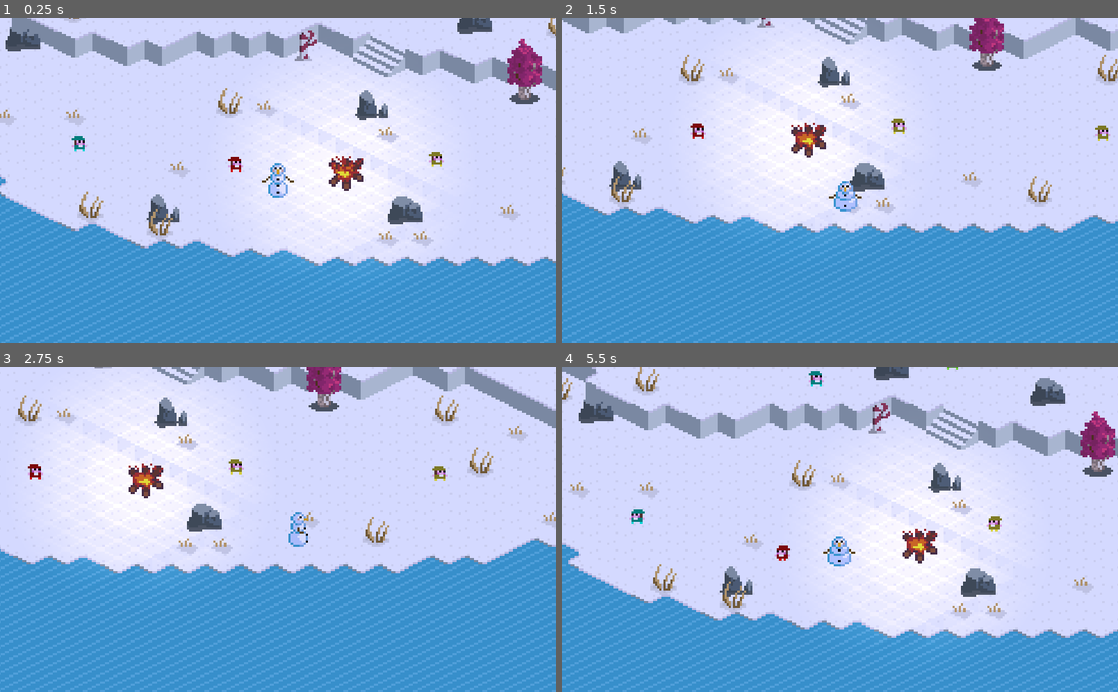
Above: before the commit, frames 1-4 (two rows, left to right).
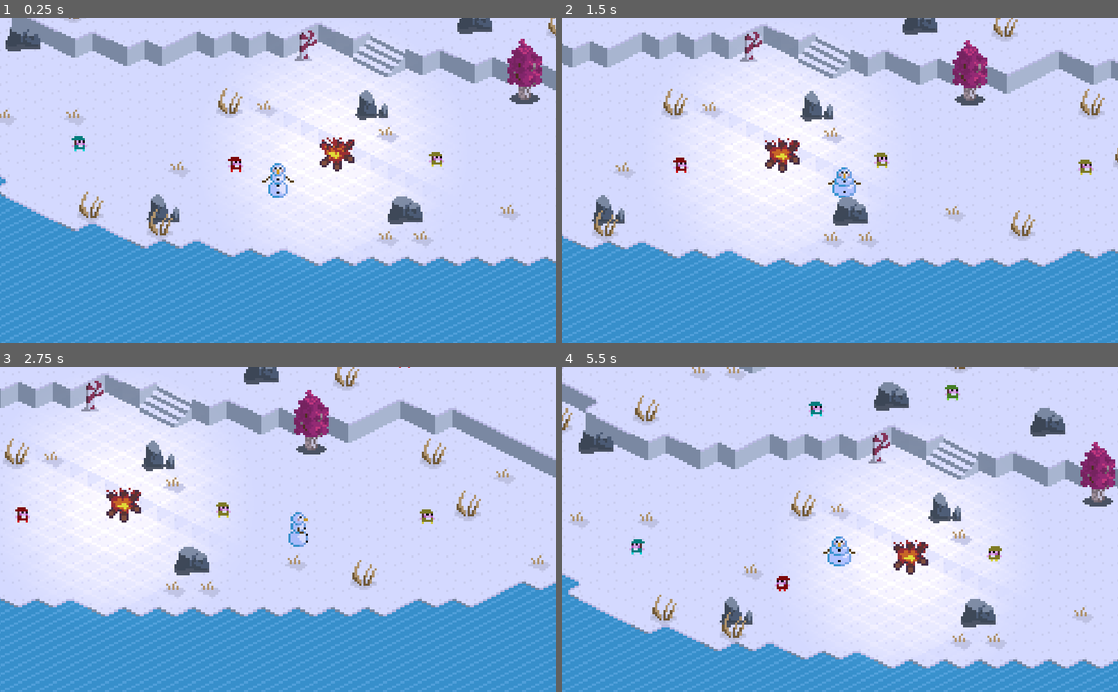
Above: after the commit, the same moments.

Repository: Cyloci/cozy-jam
Game: Godot game, scene res://World.tscn
Two runs of this game, one before a commit and one after it. Both use one fixed random seed, a clock stepped at 60 frames per second and the inputs below.
Inputs:
- Up to frame 1 (0.25 s): no input
- Up to frame 2 (1.5 s): hold D (right) 0.53-1.28 s; tap E (interact) at 0.6, 1.35 s; hold S (down) from 1.28 s (still down)
- Up to frame 3 (2.75 s): release S (down) at 2.03 s; hold D (right) from 2.03 s (still down); tap E (interact) at 2.1 s
- Up to frame 4 (5.5 s): release D (right) at 2.78 s; hold W (up) 2.78-3.53 s; tap E (interact) every 0.75 s from 2.85 to 5.1 s; hold A (left) 3.53-5.03 s; hold S (down) from 5.03 s (still down)

The runs differ from the first frame. In frame 1, 0.7% of the frame differs, in the area x 57-66%, y 36-54%; in frame 2, 31%; in frame 3, 40%, in the area x 0-100%, y 0-100%; in frame 4, 36%.

Commit message:
add dialogue box
reafactor interaction system a bit

Diff:
--- a/World.tscn
+++ b/World.tscn
@@ -7,6 +7,7 @@
 [ext_resource path="res://entities/bush/Bush.tscn" type="PackedScene" id=5]
 [ext_resource path="res://entities/tree/Tree.tscn" type="PackedScene" id=6]
 [ext_resource path="res://entities/candy_cane/CandyCane.tscn" type="PackedScene" id=7]
+[ext_resource path="res://ui/dialogue_box/DialogueBox.tscn" type="PackedScene" id=8]
 
 [sub_resource type="ConvexPolygonShape2D" id=1]
 points = PoolVector2Array( 0.014679, 3.17493, 9.96684, 7.98875, 7.85742, 7.98875, 0, 3.93217 )
@@ -360,6 +361,8 @@
 [node name="Elf" parent="YSort/Elves" instance=ExtResource( 3 )]
 position = Vector2( -102.43, 104.754 )
 
+[node name="DialogueBox" parent="YSort/Elves/Elf" instance=ExtResource( 8 )]
+
 [node name="Elf2" parent="YSort/Elves" instance=ExtResource( 3 )]
 position = Vector2( -9.97354, 102.437 )
 
@@ -447,4 +450,4 @@
 color = Color( 0.835294, 0.854902, 1, 1 )
 
 [node name="Campfire" parent="." instance=ExtResource( 4 )]
-position = Vector2( -51.0454, 108.455 )
+position = Vector2( -55.2323, 99.7172 )
--- a/entities/bush/Bush.gd
+++ b/entities/bush/Bush.gd
@@ -1,4 +1,10 @@
 extends StaticBody2D
 
-func interact(_player):
-	print("Hey, I'm a bush")
+func can_interact_with(_player):
+	$Icons.visible = true
+
+func interact_with(_player):
+	print ("Hey, I'm a bush")
+
+func stop_interaction_with(_player):
+	$Icons.visible = false
--- a/entities/bush/Bush.tscn
+++ b/entities/bush/Bush.tscn
@@ -24,16 +24,16 @@
 position = Vector2( 0.280617, 3.75323 )
 shape = SubResource( 1 )
 
-[node name="InteractArea" parent="." instance=ExtResource( 3 )]
-
-[node name="CollisionShape2D" type="CollisionShape2D" parent="InteractArea"]
-position = Vector2( 0, 3.70322 )
-shape = SubResource( 2 )
-
-[node name="Icons" type="Sprite" parent="InteractArea"]
+[node name="Icons" type="Sprite" parent="."]
 visible = false
 position = Vector2( -9.81933, -10.0533 )
 texture = ExtResource( 4 )
 hframes = 16
 vframes = 8
 frame = 2
+
+[node name="InteractArea" parent="." instance=ExtResource( 3 )]
+
+[node name="CollisionShape2D" type="CollisionShape2D" parent="InteractArea"]
+position = Vector2( 0, 3.70322 )
+shape = SubResource( 2 )
--- a/entities/candy_cane/CandyCane.gd
+++ b/entities/candy_cane/CandyCane.gd
@@ -1,4 +1,10 @@
 extends StaticBody2D
 
-func interact(_player):
-	print("Hey, I'm a candy cane")
+func can_interact_with(_player):
+	$Icons.visible = true
+
+func interact_with(_player):
+	print ("Hey, I'm a candy cane")
+
+func stop_interaction_with(_player):
+	$Icons.visible = false
--- a/entities/candy_cane/CandyCane.tscn
+++ b/entities/candy_cane/CandyCane.tscn
@@ -24,16 +24,16 @@
 position = Vector2( 0.235802, 5.98606 )
 shape = SubResource( 1 )
 
-[node name="InteractArea" parent="." instance=ExtResource( 4 )]
-
-[node name="CollisionShape2D" type="CollisionShape2D" parent="InteractArea"]
-position = Vector2( 0.452271, 5.77358 )
-shape = SubResource( 2 )
-
-[node name="Icons" type="Sprite" parent="InteractArea"]
+[node name="Icons" type="Sprite" parent="."]
 visible = false
 position = Vector2( -5.36995, -6.8222 )
 texture = ExtResource( 1 )
 hframes = 16
 vframes = 8
 frame = 2
+
+[node name="InteractArea" parent="." instance=ExtResource( 4 )]
+
+[node name="CollisionShape2D" type="CollisionShape2D" parent="InteractArea"]
+position = Vector2( 0.452271, 5.77358 )
+shape = SubResource( 2 )
--- a/entities/elf/Elf.gd
+++ b/entities/elf/Elf.gd
@@ -3,6 +3,7 @@
 enum {
 	IDLE,
 	WANDER,
+	TALKING,
 }
 
 export var MAX_SPEED = 10
@@ -15,8 +16,10 @@
 onready var state = IDLE
 onready var wander_timer = $WanderTimer
 onready var animation = $AnimationPlayer
+onready var dialogue_box = get_node_or_null("DialogueBox")
 
 var velocity = Vector2.ZERO
+var is_interactable = false
 
 var colors = [
 	Color("ff1010"),
@@ -45,12 +48,16 @@
 			velocity = move_and_slide(direction * MAX_SPEED)
 			if global_position.distance_to(target_position) <= WANDER_TARGET_RANGE:
 				state = IDLE
+		TALKING:
+			pass
 	if velocity.x > 0:
 		animation.play("WalkRight")
 	elif velocity.x < 0:
 		animation.play("WalkLeft")
 
 func _on_WanderTimer_timeout():
+	if state == TALKING:
+		return
 	var random_delta_vector = Vector2(
 		rand_range(-WANDER_RANGE, WANDER_RANGE),
 		rand_range(-WANDER_RANGE, WANDER_RANGE)
@@ -58,5 +65,17 @@
 	target_position = start_position + random_delta_vector
 	state = WANDER
 
-func interact(_player):
-	print("Hey, I'm an elf")
+func can_interact_with(_player):
+	if dialogue_box:
+		$Icons.visible = true
+
+func interact_with(_player):
+	if dialogue_box:
+		dialogue_box.show()
+	state = TALKING
+
+func stop_interaction_with(_player):
+	$Icons.visible = false
+	if dialogue_box:
+		dialogue_box.hide()
+	state = IDLE
--- a/entities/elf/Elf.tscn
+++ b/entities/elf/Elf.tscn
@@ -127,7 +127,6 @@
 flip_h = true
 hframes = 4
 vframes = 2
-frame = 1
 
 [node name="WanderTimer" type="Timer" parent="."]
 one_shot = true
@@ -142,14 +141,9 @@
 flip_h = true
 hframes = 4
 vframes = 2
-frame = 5
+frame = 4
 
-[node name="InteractArea" parent="." instance=ExtResource( 4 )]
-
-[node name="CollisionShape2D" type="CollisionShape2D" parent="InteractArea"]
-shape = SubResource( 4 )
-
-[node name="Icons" type="Sprite" parent="InteractArea"]
+[node name="Icons" type="Sprite" parent="."]
 visible = false
 position = Vector2( -6.97851, -8.42994 )
 texture = ExtResource( 3 )
@@ -157,4 +151,9 @@
 vframes = 8
 frame = 2
 
+[node name="InteractArea" parent="." instance=ExtResource( 4 )]
+
+[node name="CollisionShape2D" type="CollisionShape2D" parent="InteractArea"]
+shape = SubResource( 4 )
+
 [connection signal="timeout" from="WanderTimer" to="." method="_on_WanderTimer_timeout"]
--- a/entities/player/Player.gd
+++ b/entities/player/Player.gd
@@ -27,7 +27,7 @@
 	$AnimationPlayer.play("Walk" + direction)
 
 	if Input.is_action_just_pressed("interact") and interactable != null:
-		interactable.interact(self)
+		interactable.interact_with(self)
 
 func _physics_process(_delta):
 	get_input()
--- a/entities/tree/Tree.gd
+++ b/entities/tree/Tree.gd
@@ -1,4 +1,10 @@
 extends StaticBody2D
 
-func interact(_player):
+func can_interact_with(_player):
+	$Icons.visible = true
+
+func interact_with(_player):
 	print ("Hey, I'm a tree")
+
+func stop_interaction_with(_player):
+	$Icons.visible = false
--- a/entities/tree/Tree.tscn
+++ b/entities/tree/Tree.tscn
@@ -24,16 +24,16 @@
 position = Vector2( -0.240921, 10.8592 )
 shape = SubResource( 1 )
 
-[node name="InteractArea" parent="." instance=ExtResource( 3 )]
-
-[node name="CollisionShape2D" type="CollisionShape2D" parent="InteractArea"]
-position = Vector2( -0.130386, 10.17 )
-shape = SubResource( 2 )
-
-[node name="Icons" type="Sprite" parent="InteractArea"]
+[node name="Icons" type="Sprite" parent="."]
 visible = false
 position = Vector2( -9.81933, -10.0533 )
 texture = ExtResource( 2 )
 hframes = 16
 vframes = 8
 frame = 2
+
+[node name="InteractArea" parent="." instance=ExtResource( 3 )]
+
+[node name="CollisionShape2D" type="CollisionShape2D" parent="InteractArea"]
+position = Vector2( -0.130386, 10.17 )
+shape = SubResource( 2 )
--- a/features/InteractArea.gd
+++ b/features/InteractArea.gd
@@ -1,15 +1,17 @@
 extends Area2D
+
+onready var parent_node = get_node("..")
 
 func _on_InteractArea_body_entered(body):
 	if not body is Player:
 		return
 	var player = body
-	$Icons.visible = true
-	player.set_interactable(get_node(".."))
+	parent_node.can_interact_with(player)
+	player.set_interactable(parent_node)
 
 func _on_InteractArea_body_exited(body):
 	if not body is Player:
 		return
 	var player = body
-	$Icons.visible = false
+	parent_node.stop_interaction_with(player)
 	player.set_interactable(null)
--- /dev/null
+++ b/ui/dialogue_box/DialogueBox.gd
@@ -0,0 +1,7 @@
+extends CanvasLayer
+
+func show():
+	$NinePatchRect.visible = true
+
+func hide():
+	$NinePatchRect.visible = false
--- /dev/null
+++ b/ui/dialogue_box/DialogueBox.tscn
@@ -0,0 +1,44 @@
+[gd_scene load_steps=3 format=2]
+
+[ext_resource path="res://ui/dialogue_box/DialogueBox.gd" type="Script" id=1]
+[ext_resource path="res://assets/sprites/dialogue-box.png" type="Texture" id=2]
+
+[node name="DialogueBox" type="CanvasLayer"]
+script = ExtResource( 1 )
+
+[node name="NinePatchRect" type="NinePatchRect" parent="."]
+visible = false
+margin_left = 17.3044
+margin_top = 462.784
+margin_right = 1002.3
+margin_bottom = 576.784
+texture = ExtResource( 2 )
+patch_margin_left = 9
+patch_margin_top = 8
+patch_margin_right = 9
+patch_margin_bottom = 10
+__meta__ = {
+"_edit_use_anchors_": false
+}
+
+[node name="Name" type="RichTextLabel" parent="NinePatchRect"]
+margin_left = 17.849
+margin_top = 11.0041
+margin_right = 129.849
+margin_bottom = 26.0041
+custom_colors/default_color = Color( 0, 0, 0, 1 )
+text = "Elf"
+__meta__ = {
+"_edit_use_anchors_": false
+}
+
+[node name="Text" type="RichTextLabel" parent="NinePatchRect"]
+margin_left = 18.849
+margin_top = 35.0041
+margin_right = 968.849
+margin_bottom = 100.004
+custom_colors/default_color = Color( 0, 0, 0, 1 )
+text = "Lorem ipsum dolor sit amet, consectetur adipiscing elit. Donec ac convallis nibh. Quisque eu sapien porttitor, pulvinar massa a, iaculis erat. Phasellus malesuada elit ac mi dapibus rhoncus. Vestibulum eget fringilla massa. Curabitur vitae augue rutrum, commodo risus a, pellentesque diam. Orci varius natoque penatibus et magnis dis parturient montes, nascetur ridiculus mus. Nullam sapien massa, pretium eu ligula id, dapibus sodales nisi. Donec dignissim, justo ac posuere pretium, enim justo lobortis purus, eget rutrum elit ipsum a nibh. Integer eget turpis elit."
+__meta__ = {
+"_edit_use_anchors_": false
+}
Not shown: 1 places in World.tscn that only renumber resources
Binary file added: assets/sprites/dialogue-box.png
Not shown, added: assets/sprites/dialogue-box.png.import
